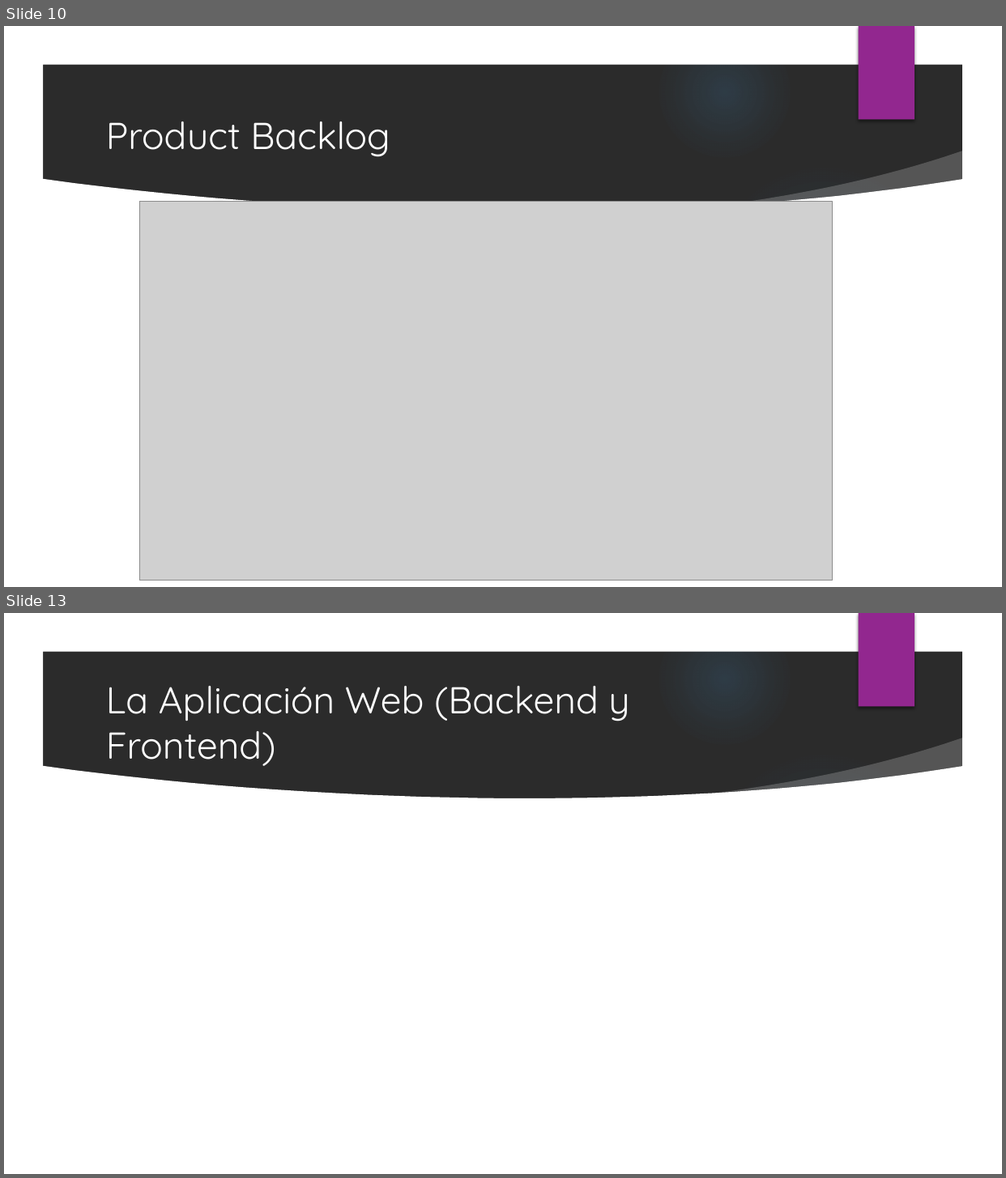
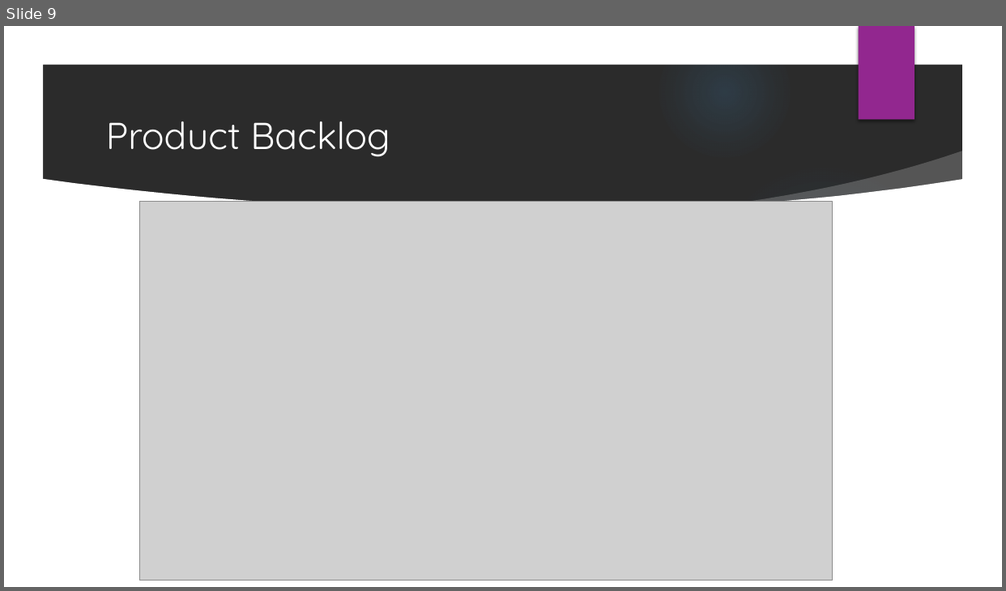
Before and after one commit to ernestosanchezmatos/OPEN_SOURCE, a slide deck: Documentacion/MyE_Demo.pptx. Shown one above the other, each under a label of ours: slides 10 and 13 before the commit, slide 9 after it; the slides between them are not shown. The pictures are 1006x1178 and 1006x591 pixels, drawn with LibreOffice and Linux fonts; fonts in the diff are those of the drawing; grey boxes stand for pictures; background and template pictures are left out; a plain dark background stands for a picture behind light text. Boxes give left, top, right and bottom in pixels: in the first picture for what was removed or moved away, otherwise in the second. Text is boxed around its words. In the diff, an @@ line names an element or a change of style, - is before the commit and + after.

```diff
--- a/Documentacion/MyE_Demo.pptx
+++ b/Documentacion/MyE_Demo.pptx
@@ slide 13 removed at [4,613,1002,1174], background picture (left out); not listed: 9 template elements that a slide beside it also shows @@
@@ title removed at [106,686,629,766] @@
-La Aplicación Web (Backend y Frontend)
@@ what was slide 10 is now slide 9 @@
```
Also in this commit, not shown: 4 slides changed, 16 slides added, 3 other slides removed.
